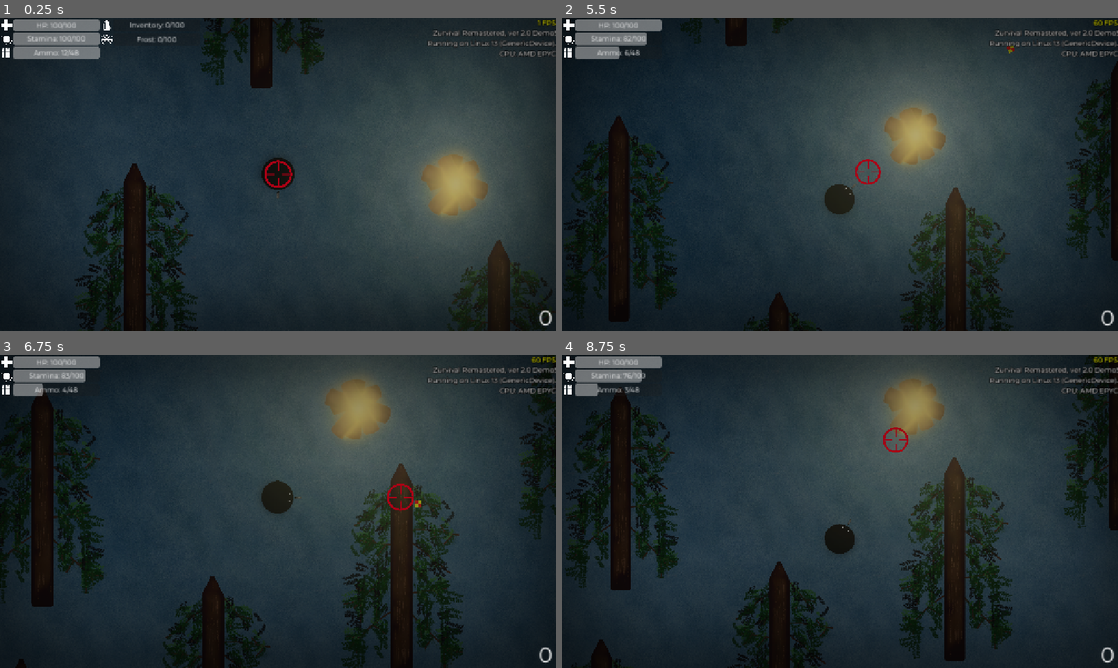
Above: before the commit, frames 1-4 (two rows, left to right).
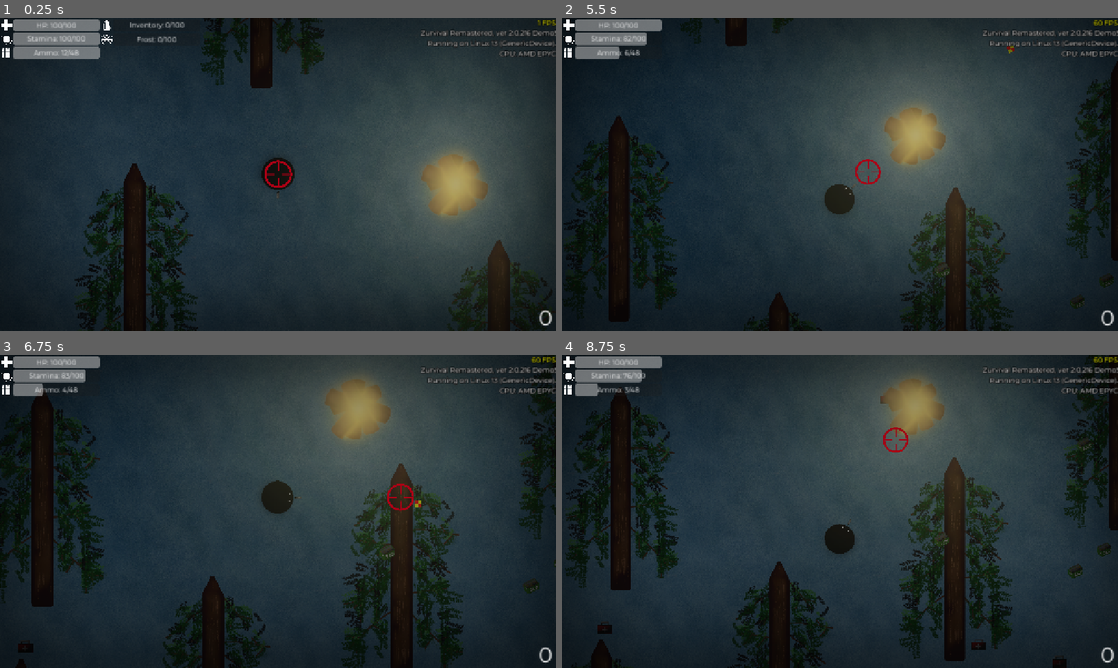
Above: after the commit, the same moments.

Repository: klodskateam/zurvival-remastered
Game: Godot game, scene res://game-wintermode.tscn
The game is run twice, just before and just after one commit, with the same random seed, the same clock (stepped at 60 frames per second) and the same inputs. This scene is started directly instead of the project's main scene.
Inputs (mouse positions are in pixels of both pictures, inside the frame that each line leads up to):
- Up to frame 1 (0.25 s): no input
- Up to frame 2 (5.5 s): tap Enter at 0.5 s; move the mouse to (962, 158) at 0.52 s; hold D (right) 0.53-1.25 s; hold Shift (run) 0.53-1.25 s; click (962, 158) at 0.67 s; drag from (728, 190) to (912, 183) at 1.27 s; move the mouse to (895, 105) at 2.02 s; press the mouse at (895, 105) at 2.03 s; hold D (right) 2.03-2.75 s; tap Shift (run) at 2.3 s; release the mouse at (895, 105) at 2.75 s; drag from (812, 237) to (673, 127) at 2.77 s; move the mouse to (1006, 221) at 3.52 s; hold A (left) 3.53-4.25 s; hold Shift (run) 3.53-4.25 s; tap Space (reload) at 4.15 s; drag from (673, 127) to (884, 183) at 4.27 s; move the mouse to (867, 174) at 5.02 s; hold S (down) from 5.03 s (still down); hold Shift (run) from 5.03 s (still down); click (867, 174) at 5.17 s
- Up to frame 3 (6.75 s): release S (down) at 5.75 s; release Shift (run) at 5.75 s; drag from (194, 433) to (166, 527) at 5.77 s; move the mouse to (400, 495) at 6.52 s; press the mouse at (400, 495) at 6.53 s; hold W (up) from 6.53 s (still down)
- Up to frame 4 (8.75 s): tap Shift (run) at 6.8 s; release W (up) at 7.25 s; release the mouse at (962, 495) at 7.25 s; drag from (728, 527) to (917, 467) at 7.27 s; move the mouse to (895, 442) at 8.02 s; hold S (down) from 8.03 s (still down); hold Shift (run) from 8.03 s (still down)

The runs differ from the first frame. In frame 1, 0.2% of the frame differs, in the area x 75-96%, y 4-6%; in frame 2, 0.3%; in frame 3, 0.4%; in frame 4, 0.6%, in the area x 6-99%, y 4-100%.

Commit message:
Звуки ходьбы в игре
звуки подбирания не робят, я хз почему

Diff:
--- a/bullets.gd
+++ b/bullets.gd
@@ -1,9 +1,8 @@
 extends Area2D
-
-
-
+signal pickedup
 
 func _on_body_entered(body: Node2D):
 	if body.name == "player":
 		body.ZAPAS_BULLETS += 12
+		pickedup.emit()
 		queue_free()
--- a/bullets.tscn
+++ b/bullets.tscn
@@ -6,7 +6,7 @@
 [sub_resource type="CircleShape2D" id="CircleShape2D_yui1s"]
 radius = 19.0263
 
-[node name="bullets" type="Area2D"]
+[node name="bullets" type="Area2D" groups=["thesearebullets"]]
 collision_layer = 4
 script = ExtResource("1_bnpoj")
 
--- a/medkit.gd
+++ b/medkit.gd
@@ -1,8 +1,9 @@
 extends Area2D
-
+signal pickedup_medkit
 
 func _on_body_entered(body: Node2D):
 	if body.name == "player":
 		if body.HEALTH <= 90:
 			body.HEALTH += 10
+			pickedup_medkit.emit()
 			queue_free()
--- a/medkit.tscn
+++ b/medkit.tscn
@@ -6,7 +6,7 @@
 [sub_resource type="CircleShape2D" id="CircleShape2D_ryj3i"]
 radius = 18.1108
 
-[node name="medkit" type="Area2D"]
+[node name="medkit" type="Area2D" groups=["thisisamedkit"]]
 collision_layer = 4
 script = ExtResource("1_kvb0d")
 
@@ -21,3 +21,4 @@
 shape = SubResource("CircleShape2D_ryj3i")
 
 [connection signal="body_entered" from="." to="." method="_on_body_entered"]
+[connection signal="pickedup_medkit" from="." to="." method="_on_pickedup_medkit"]
--- a/player.gd
+++ b/player.gd
@@ -92,7 +92,6 @@
 		coldness_bar.value = COLDNESS
 	else:
 		pass
-
 
 	match GamemodeManager.GAMEMODE:
 		1:
@@ -230,3 +229,36 @@
 				ZAPAS_BULLETS -= 12
 				$ReloadSound.pitch_scale = randf_range(0.94, 1.05)
 				$ReloadSound.play()
+
+func _on_walkdelay_timeout() -> void:
+	if Input.is_action_pressed("run") and (Input.is_action_pressed("up") or Input.is_action_pressed("down") or Input.is_action_pressed("left") or Input.is_action_pressed("right")) and RUNLOCK != 1:
+		$WalkDelay.wait_time = randf_range(0.20,0.24)
+		match randi_range(1,4):
+			1:
+				$GrassStep01.pitch_scale = 0.93
+				$GrassStep01.play()
+			2:
+				$GrassStep02.pitch_scale = 0.97
+				$GrassStep02.play()
+			3:
+				$GrassStep03.pitch_scale = 0.91
+				$GrassStep03.play()
+			4:
+				$GrassStep04.pitch_scale = 0.96
+				$GrassStep04.play()
+	elif (Input.is_action_pressed("up") or Input.is_action_pressed("down") or Input.is_action_pressed("left") or Input.is_action_pressed("right")):
+		$WalkDelay.wait_time = randf_range(0.24,0.27)
+		match randi_range(1,4):
+			1:
+				$GrassStep01.pitch_scale = 1.03
+				$GrassStep01.play()
+			2:
+				$GrassStep02.pitch_scale = 1.02
+				$GrassStep02.play()
+			3:
+				$GrassStep03.pitch_scale = 1.01
+				$GrassStep03.play()
+			4:
+				$GrassStep04.pitch_scale = 1.04
+				$GrassStep04.play()
+		pass
--- a/player.tscn
+++ b/player.tscn
@@ -1,10 +1,18 @@
-[gd_scene load_steps=7 format=3 uid="uid://bgd4is08hm4yv"]
+[gd_scene load_steps=15 format=3 uid="uid://bgd4is08hm4yv"]
 
 [ext_resource type="Script" uid="uid://dkbllljttt738" path="res://player.gd" id="1_16hic"]
 [ext_resource type="Texture2D" uid="uid://c0gntm575ocrj" path="res://Resources/person.png" id="2_fef5v"]
 [ext_resource type="AudioStream" uid="uid://b5mni24787o6i" path="res://Sound/pistol.wav" id="3_ft5c5"]
 [ext_resource type="AudioStream" uid="uid://d1h3atxwyd1p0" path="res://Sound/pistol-reload.wav" id="4_51cx5"]
 [ext_resource type="AudioStream" uid="uid://c6m8ni3m64iqm" path="res://Sound/no_ammo.wav" id="5_by3vp"]
+[ext_resource type="AudioStream" uid="uid://ddkilhyif7duj" path="res://Sound/pickup_01.wav" id="6_urp6f"]
+[ext_resource type="AudioStream" uid="uid://ntm7ydb0a1tw" path="res://Sound/pickup_02.wav" id="7_bwjto"]
+[ext_resource type="AudioStream" uid="uid://c1xv3b2t1gfws" path="res://Sound/pickup_medkit_01.wav" id="8_606se"]
+[ext_resource type="AudioStream" uid="uid://dgvr2fdqvx3mk" path="res://Sound/pickup_medkit_02.wav" id="9_u1c27"]
+[ext_resource type="AudioStream" uid="uid://dyfi40bw8gxqr" path="res://Sound/grass_step_01.wav" id="10_op7ga"]
+[ext_resource type="AudioStream" uid="uid://bh02sid8riis3" path="res://Sound/grass_step_02.wav" id="11_q13i1"]
+[ext_resource type="AudioStream" uid="uid://c84uvdqwfwc82" path="res://Sound/grass_step_03.wav" id="12_pylmc"]
+[ext_resource type="AudioStream" uid="uid://dhu54wwf5lelf" path="res://Sound/grass_step_04.wav" id="13_pbfsw"]
 
 [sub_resource type="CircleShape2D" id="CircleShape2D_7ksh0"]
 radius = 39.0
@@ -32,6 +40,22 @@
 [node name="EmptySound" type="AudioStreamPlayer" parent="."]
 stream = ExtResource("5_by3vp")
 
+[node name="GrassStep01" type="AudioStreamPlayer" parent="."]
+stream = ExtResource("10_op7ga")
+volume_db = -6.0
+
+[node name="GrassStep02" type="AudioStreamPlayer" parent="."]
+stream = ExtResource("11_q13i1")
+volume_db = -5.0
+
+[node name="GrassStep03" type="AudioStreamPlayer" parent="."]
+stream = ExtResource("12_pylmc")
+volume_db = -5.5
+
+[node name="GrassStep04" type="AudioStreamPlayer" parent="."]
+stream = ExtResource("13_pbfsw")
+volume_db = -4.5
+
 [node name="Camera2D" type="Camera2D" parent="."]
 scale = Vector2(1, 1.6)
 limit_left = 0
@@ -41,3 +65,29 @@
 limit_smoothed = true
 position_smoothing_enabled = true
 rotation_smoothing_enabled = true
+
+[node name="WalkDelay" type="Timer" parent="."]
+wait_time = 0.2
+autostart = true
+
+[node name="Pickup01" type="AudioStreamPlayer" parent="."]
+stream = ExtResource("6_urp6f")
+
+[node name="Pickup02" type="AudioStreamPlayer" parent="."]
+stream = ExtResource("7_bwjto")
+
+[node name="PickupMedkit01" type="AudioStreamPlayer" parent="."]
+stream = ExtResource("8_606se")
+
+[node name="PickupMedkit02" type="AudioStreamPlayer" parent="."]
+stream = ExtResource("9_u1c27")
+
+[node name="Area2D" type="Area2D" parent="."]
+
+[node name="CollisionShape2D" type="CollisionShape2D" parent="Area2D"]
+position = Vector2(0, 1)
+shape = SubResource("CircleShape2D_7ksh0")
+
+[connection signal="timeout" from="WalkDelay" to="." method="_on_walkdelay_timeout"]
+[connection signal="area_entered" from="Area2D" to="." method="_on_area_2d_area_entered"]
+[connection signal="body_entered" from="Area2D" to="." method="_on_area_2d_body_entered"]
--- a/project.godot
+++ b/project.godot
@@ -11,7 +11,7 @@
 [application]
 
 config/name="Zurvival Remastered"
-config/version="2.0 Demo!"
+config/version="2.0.216 Demo!"
 run/main_scene="res://menu.tscn"
 config/features=PackedStringArray("4.5", "Forward Plus")
 boot_splash/fullsize=false
@@ -39,6 +39,11 @@
 
 version_control/plugin_name="GitPlugin"
 version_control/autoload_on_startup=true
+
+[global_group]
+
+thisisamedkit=""
+thesearebullets=""
 
 [input]
 
--- a/timer.gd
+++ b/timer.gd
@@ -30,7 +30,7 @@
 			get_parent().add_child(plank_new)
 			print(plank_new)
 		_:
-			wait_time = randf_range(1, 2)
+			wait_time = randf_range(0.01, 0.02)
 			# пульки хуюльки
 			var bullets_new = P_BULLETS.instantiate()
 			bullets_new.position.x = randi_range(50, 9950)
--- a/zondre.gd
+++ b/zondre.gd
@@ -15,7 +15,7 @@
 @onready var navagent: NavigationAgent2D = $NavigationAgent2D
 @onready var timer: Timer = $Timer
 
-const SPEED = 217
+const SPEED = 0
 var HP = 100
 var DAMAGE = 10
 
Not shown, added: Sound/grass_step_01.wav.import
Not shown, added: Sound/grass_step_02.wav.import
Not shown, added: Sound/grass_step_03.wav.import
Not shown, added: Sound/grass_step_04.wav.import
Not shown, added: Sound/pickup_01.wav.import
Not shown, added: Sound/pickup_02.wav.import
Not shown, added: Sound/pickup_medkit_01.wav.import
Not shown, added: Sound/pickup_medkit_02.wav.import
Not shown, added: Sound/grass_step_01.wav
Not shown, added: Sound/grass_step_02.wav
Not shown, added: Sound/grass_step_03.wav
Not shown, added: Sound/grass_step_04.wav
(and 4 more such lines)
